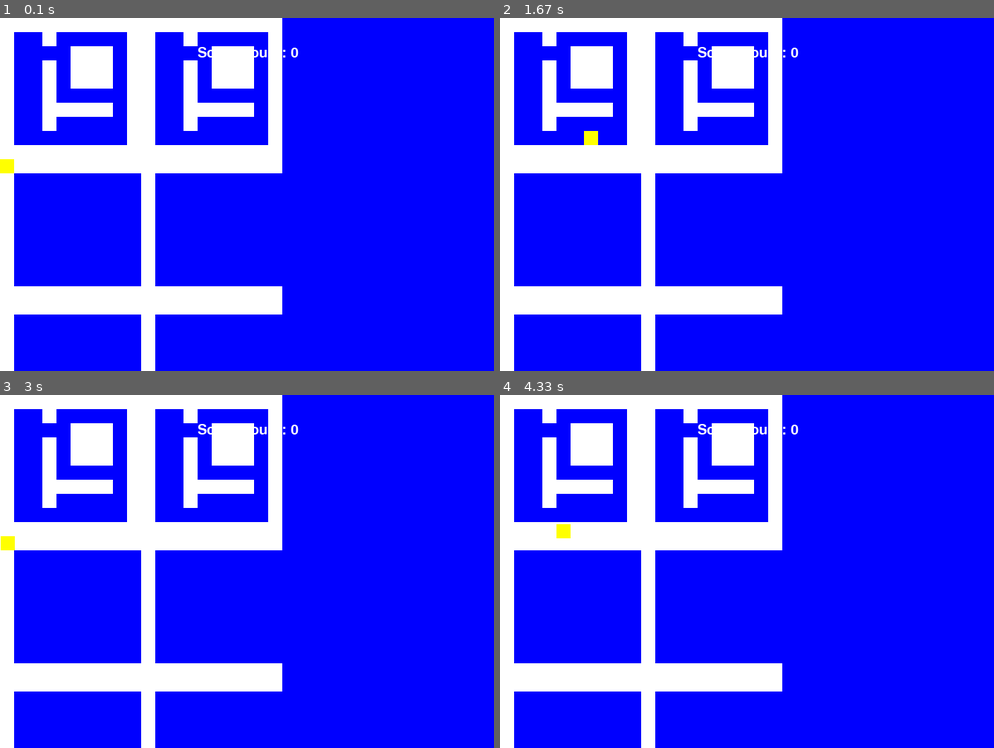
Above: before the commit, frames 1-4 (two rows, left to right).
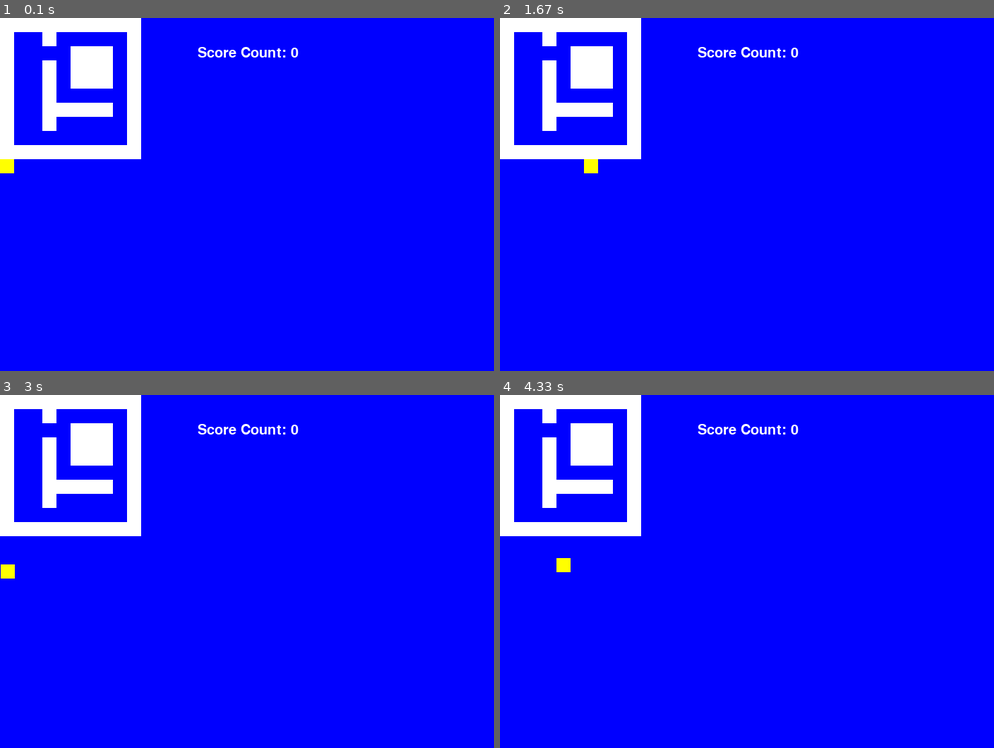
Above: after the commit, the same moments.

Repository: WillO1987/WillO-tasks
Game: pygame game, started from pygame/pacman.py
Same seed, same stepped clock (60 frames per second), same inputs: the game is played once before the commit and once after it.
Inputs:
- Up to frame 1 (0.1 s): no input
- Up to frame 2 (1.67 s): hold Right 0.33-0.8 s; hold Up 0.83-1.13 s; hold Right 1.17-1.63 s
- Up to frame 3 (3 s): hold Left 1.67-2.2 s; hold Down 2.23-2.53 s; hold Left 2.57-2.97 s
- Up to frame 4 (4.33 s): hold Up 3-3.37 s; hold Right 3.4-4.03 s; hold Down from 4.07 s (still down)

The runs differ from the first frame. In frame 1, 16% of the frame differs, in the area x 0-58%, y 0-100%; in frame 2, 16%; in frame 3, 16%; in frame 4, 16%.

Commit message:
collision with wall

Diff:
--- a/pygame/pacman.py
+++ b/pygame/pacman.py
@@ -58,6 +58,18 @@
         global moveUp
         self.rect.x += moveSide
         self.rect.y += moveUp
+        # Check for collisions with walls
+        wall_collisions = pygame.sprite.spritecollide(self, wall_list, False)
+        for wall in wall_collisions:
+            if moveSide > 0:
+                self.rect.right = wall.rect.left
+            elif moveSide < 0:
+                self.rect.left = wall.rect.right
+            if moveUp > 0:
+                self.rect.bottom = wall.rect.top
+            elif moveUp < 0:
+                self.rect.top = wall.rect.bottom
+        #movement
         keys = pygame.key.get_pressed()
         if keys[pygame.K_LEFT]:
             moveSide = -1
@@ -155,28 +167,19 @@
 
 ghost = Ghost(5,5)
 #<---------- MAP MAKE HERE ----------------->
-map =  [[1,1,1,1,1,1,1,1,1,1,1,1,1,1,1,1,1,1,1,1,1,1,1,1,1,1,1,1,1,1],
-        [1,0,0,0,0,0,0,0,0,1,1,0,0,0,0,0,0,0,0,1,1,0,0,0,0,0,0,0,0,1],
-        [1,0,0,0,0,0,0,0,0,1,1,0,0,0,0,0,0,0,0,1,1,0,0,0,0,0,0,0,0,1],
-        [1,1,0,1,1,1,1,1,0,1,1,0,0,0,0,0,0,0,0,1,1,0,0,0,0,0,0,0,0,1],
-        [1,0,0,0,0,0,1,0,0,1,1,0,0,0,0,0,0,0,0,1,1,0,0,0,0,0,0,0,0,1],
-        [1,0,1,1,1,0,1,0,0,1,1,0,0,0,0,0,0,0,0,1,1,0,0,0,0,0,0,0,0,1],
-        [1,0,1,1,1,0,1,0,0,1,1,0,0,0,0,0,0,0,0,1,1,0,0,0,0,0,0,0,0,1],
-        [1,0,1,1,1,0,1,0,0,1,1,0,0,0,0,0,0,0,0,1,1,0,0,0,0,0,0,0,0,1],
-        [1,0,0,0,0,0,0,0,0,1,1,0,0,0,0,0,0,0,0,1,1,0,0,0,0,0,0,0,0,1],
-        [1,1,1,1,1,1,1,1,1,1,1,0,0,0,0,0,0,0,0,1,1,0,0,0,0,0,0,0,0,1],
-        [1,1,1,1,1,1,1,1,1,1,1,1,1,1,1,1,1,1,1,1,1,1,1,1,1,1,1,1,1,1],
-        [1,0,0,0,0,0,0,0,0,1,1,0,0,0,0,0,0,0,0,1,1,0,0,0,0,0,0,0,0,1],
-        [1,0,0,0,0,0,0,0,0,1,1,0,0,0,0,0,0,0,0,1,1,0,0,0,0,0,0,0,0,1],
-        [1,1,0,1,1,1,1,1,0,1,1,0,0,0,0,0,0,0,0,1,1,0,0,0,0,0,0,0,0,1],
-        [1,0,0,0,0,0,1,0,0,1,1,0,0,0,0,0,0,0,0,1,1,0,0,0,0,0,0,0,0,1],
-        [1,0,1,1,1,0,1,0,0,1,1,0,0,0,0,0,0,0,0,1,1,0,0,0,0,0,0,0,0,1],
-        [1,0,1,1,1,0,1,0,0,1,1,0,0,0,0,0,0,0,0,1,1,0,0,0,0,0,0,0,0,1],
-        [1,0,1,1,1,0,1,0,0,1,1,0,0,0,0,0,0,0,0,1,1,0,0,0,0,0,0,0,0,1],
-        [1,0,0,0,0,0,0,0,0,1,1,0,0,0,0,0,0,0,0,1,1,0,0,0,0,0,0,0,0,1],
-        [1,1,1,1,1,1,1,1,1,1,1,0,0,0,0,0,0,0,0,1,1,0,0,0,0,0,0,0,0,1]]
-for y in range(0,30):
-    for x in range(0,20):
+map =[[1,1,1,1,1,1,1,1,1,1],
+      [1,0,0,0,0,0,0,0,0,1],
+      [1,0,0,0,0,0,0,0,0,1],
+      [1,1,0,1,1,1,1,1,0,1],
+      [1,0,0,0,0,0,1,0,0,1],
+      [1,0,1,1,1,0,1,0,0,1],
+      [1,0,1,1,1,0,1,0,0,1],
+      [1,0,1,1,1,0,1,0,0,1],
+      [1,0,0,0,0,0,0,0,0,1],
+      [1,1,1,1,1,1,1,1,1,1]]
+
+for y in range(0,10):
+    for x in range(0,10):
         if map[x][y] == 1:
             my_wall = Block(WHITE ,20 , 20 , x*20 , y*20)
             wall_list.add(my_wall)
